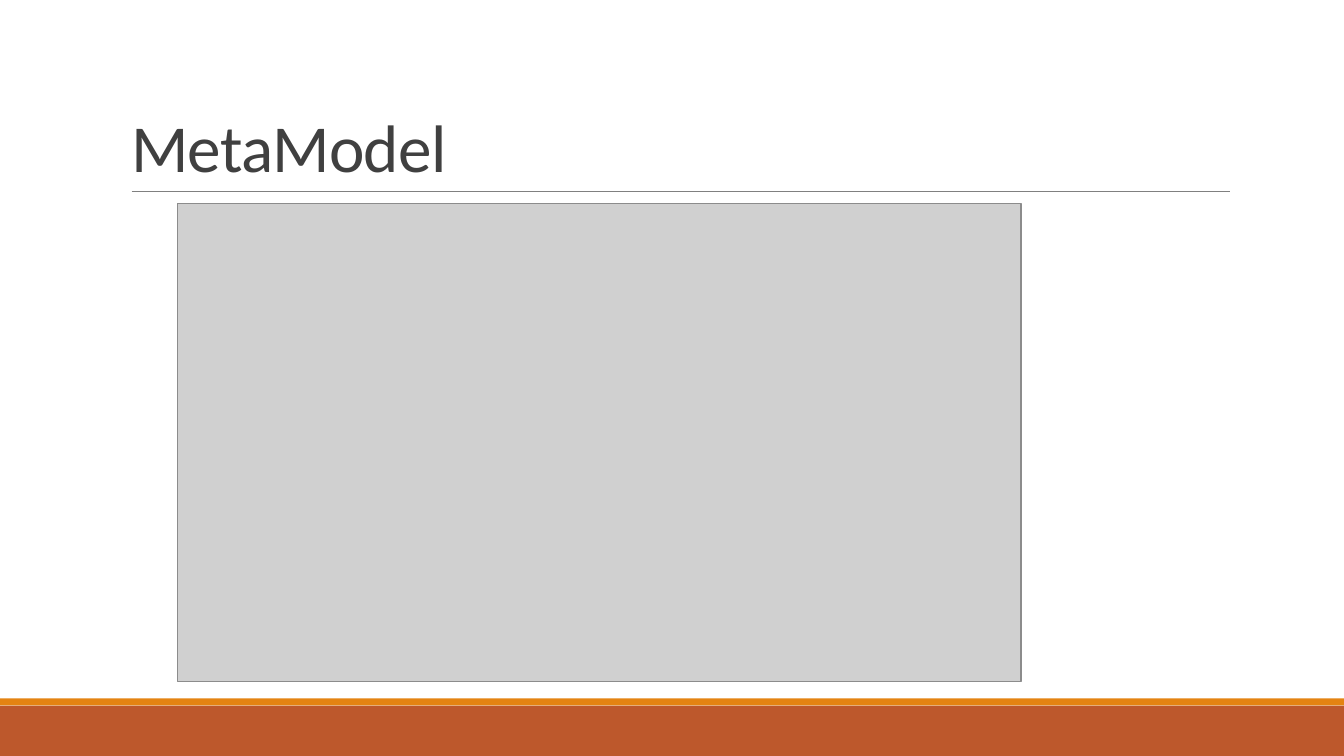
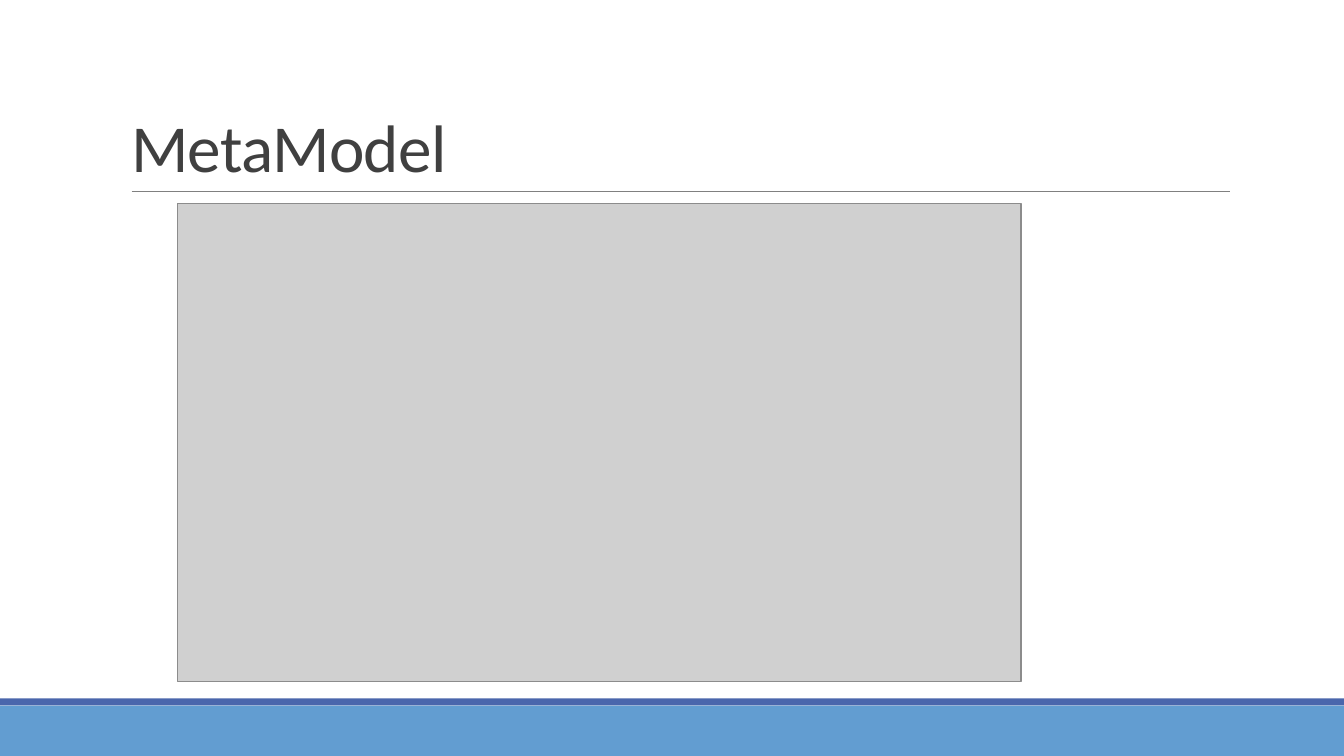
Before and after one commit to Sybaris-Classroom/Exercices, a slide deck: slide 4 of CommandLineParser/Exercice CommandLineParser.pptx. Drawn at 1344x756 pixels with LibreOffice and Linux fonts; fonts in the diff are those of the drawing; grey boxes stand for pictures. Boxes give left, top, right and bottom in pixels: in the first picture for what was removed or moved away, otherwise in the second. Text is boxed around its words. In the diff, an @@ line names an element or a change of style, - is before the commit and + after.

```diff
--- a/CommandLineParser/Exercice CommandLineParser.pptx
+++ b/CommandLineParser/Exercice CommandLineParser.pptx
@@ rectangle at [0, 706, 1344, 756]: fill #BD582C to #629DD1 @@
@@ rectangle at [0, 699, 1344, 706]: fill #E48312 to #4A66AC @@
```
Also in this commit, not shown: 4 other slides changed, 1 other file.
